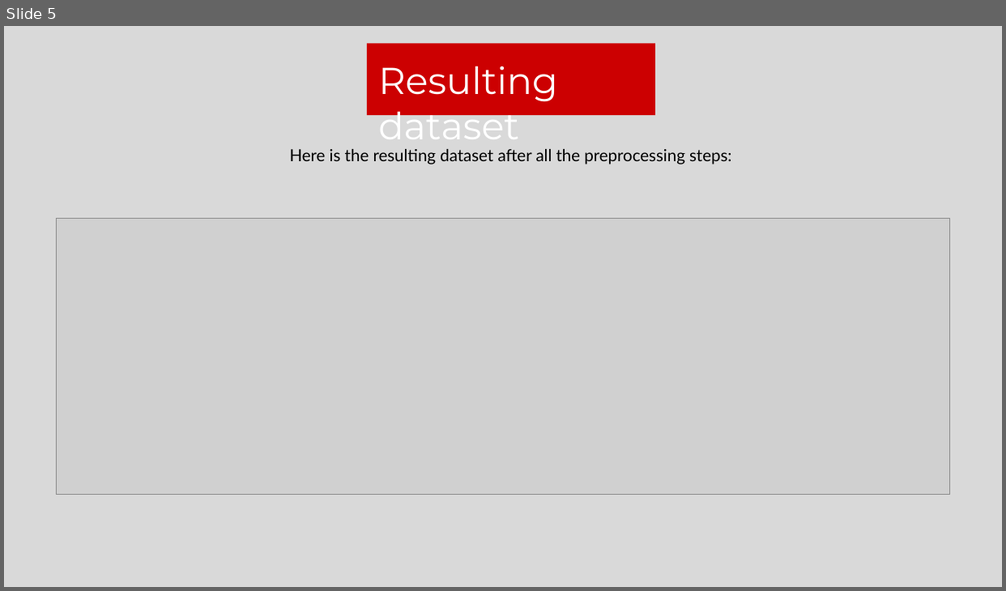
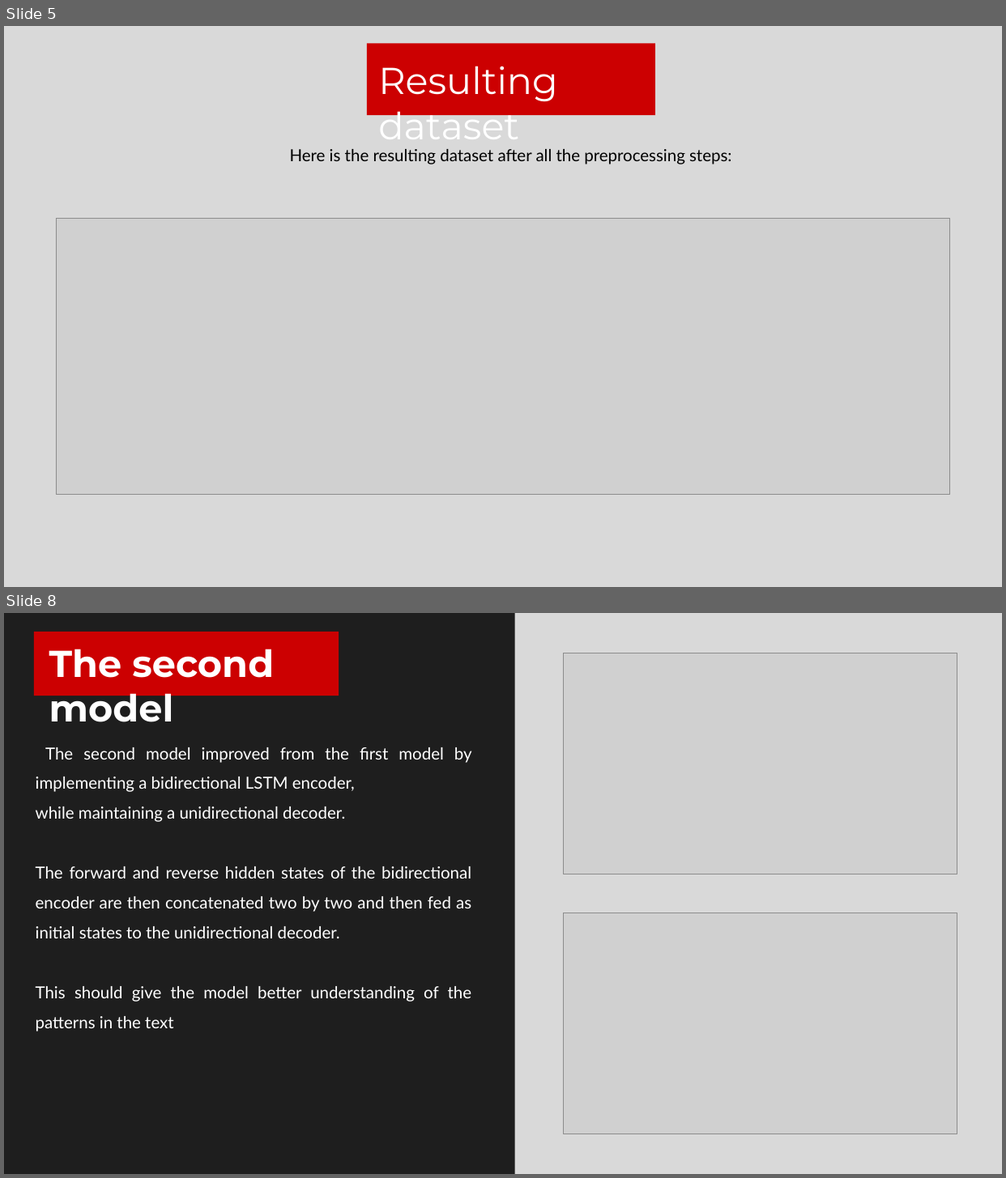
Before and after one commit to federicodeservi/TMS_project, a slide deck: presentation/presentation.pptx. Shown one above the other, each under a label of ours: slide 5 before the commit, slides 5 and 8 after it; the slides between them are not shown. The pictures are 1006x591 and 1006x1178 pixels, drawn with LibreOffice and Linux fonts; fonts in the diff are those of the drawing; grey boxes stand for pictures. Boxes give left, top, right and bottom in pixels: in the first picture for what was removed or moved away, otherwise in the second. Text is boxed around its words. In the diff, an @@ line names an element or a change of style, - is before the commit and + after.

```diff
--- a/presentation/presentation.pptx
+++ b/presentation/presentation.pptx
@@ slide 8 added at (x1=4, y1=613, x2=1002, y2=1174), background #D9D9D9 @@
@@ rectangle added at (x1=4, y1=613, x2=515, y2=1174), fill #1E1E1E @@
@@ rectangle added at (x1=34, y1=632, x2=339, y2=696), fill #CC0001 @@
@@ text added at (x1=49, y1=649, x2=274, y2=722), 36 pt, text #FFFFFF, bold @@
+The second model
@@ picture added at (x1=563, y1=653, x2=957, y2=875) @@
@@ text added at (x1=36, y1=747, x2=472, y2=1032), 16 pt, text #FFFFFF @@
+The second model improved from the first model by implementing a bidirectional LSTM encoder,
+while maintaining a unidirectional decoder.
+The forward and reverse hidden states of the bidirectional encoder are then concatenated two by two and then fed as initial states to the unidirectional decoder.
+This should give the model better understanding of the patterns in the text
@@ picture added at (x1=563, y1=914, x2=957, y2=1135) @@
```
Also in this commit, not shown: 4 slides changed, 1 slide removed.
